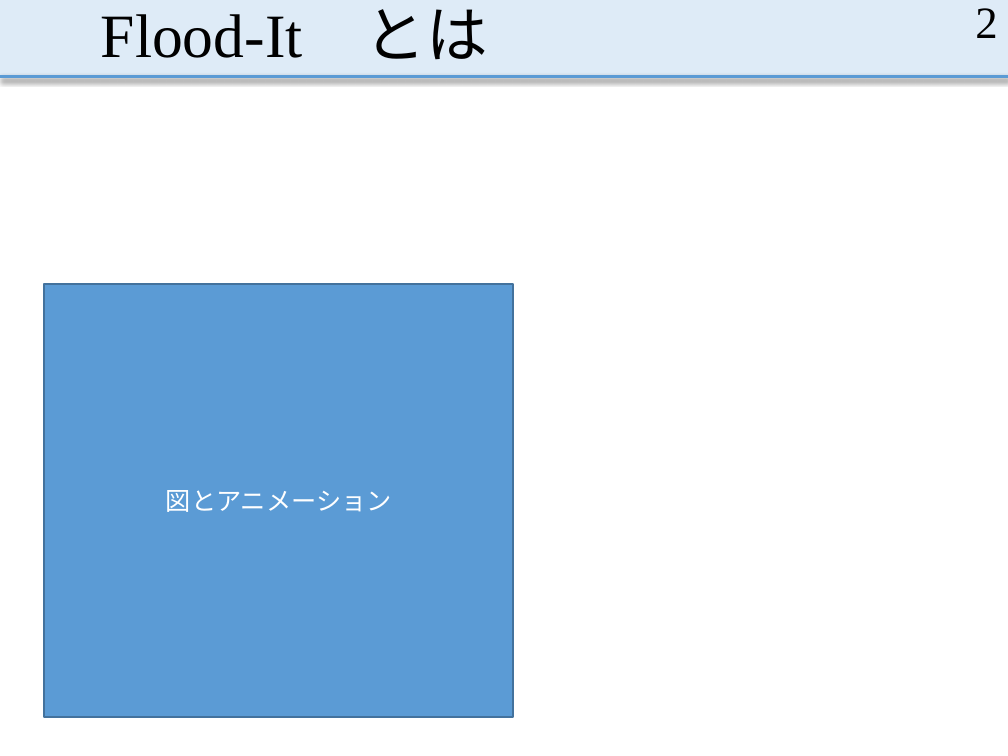
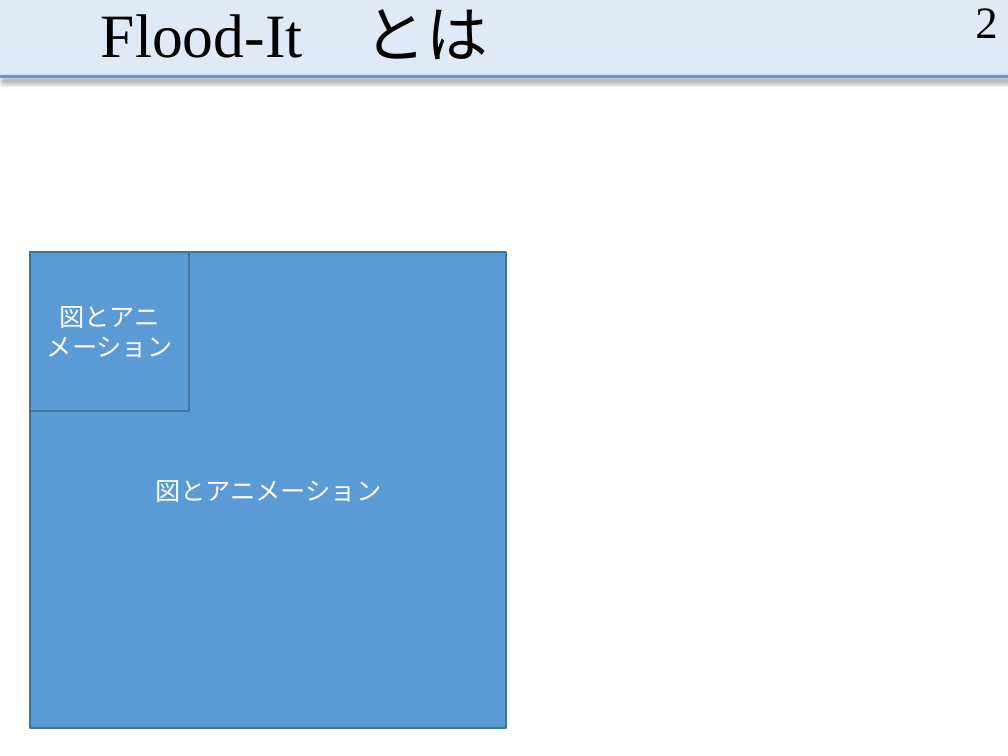
Before and after one commit to MasayaOda/SR, a slide deck: slide 2 of 中間発表.pptx. Drawn at 1008x756 pixels with LibreOffice and Linux fonts; fonts in the diff are those of the drawing; grey boxes stand for pictures. Boxes give left, top, right and bottom in pixels: in the first picture for what was removed or moved away, otherwise in the second. Text is boxed around its words. In the diff, an @@ line names an element or a change of style, - is before the commit and + after.

```diff
--- a/中間発表.pptx
+++ b/中間発表.pptx
@@ rectangle "図とアニメーション": place and size @@
-rectangle "図とアニメーション" at [44, 284, 513, 718]
+rectangle "図とアニメーション" at [30, 252, 506, 728]
@@ rectangle added at [30, 252, 188, 410], fill #5B9BD5, outline #43739E 1.5 pt, 18 pt, text #FFFFFF @@
+図とアニメーション
```
Also in this commit, not shown: 4 other slides changed.
